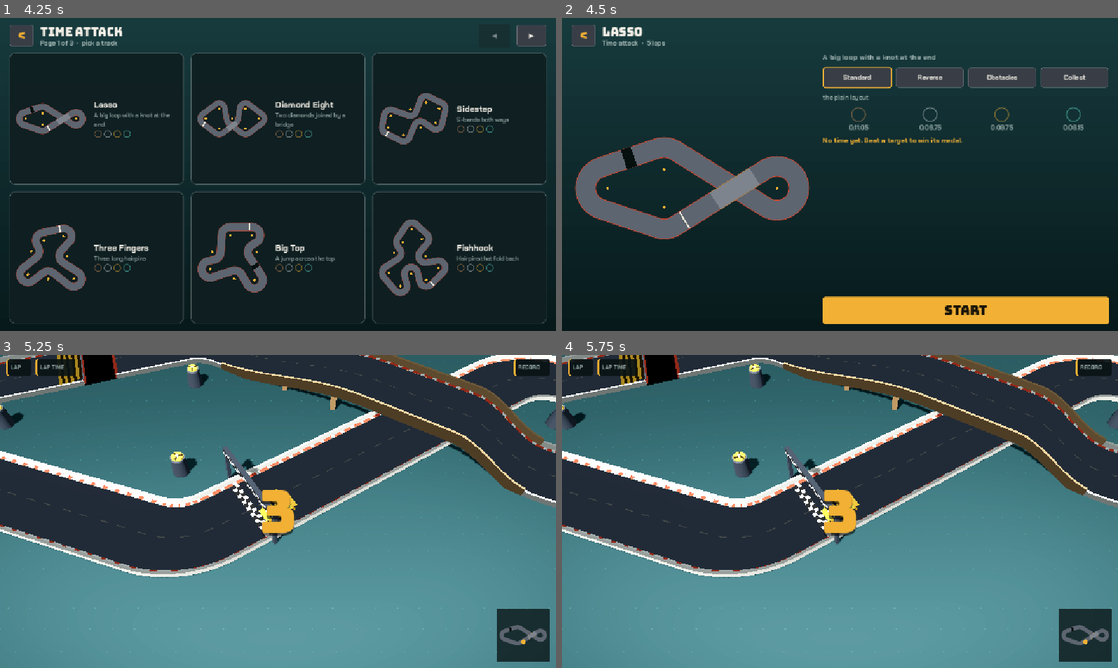
Above: before the commit, frames 1-4 (two rows, left to right).
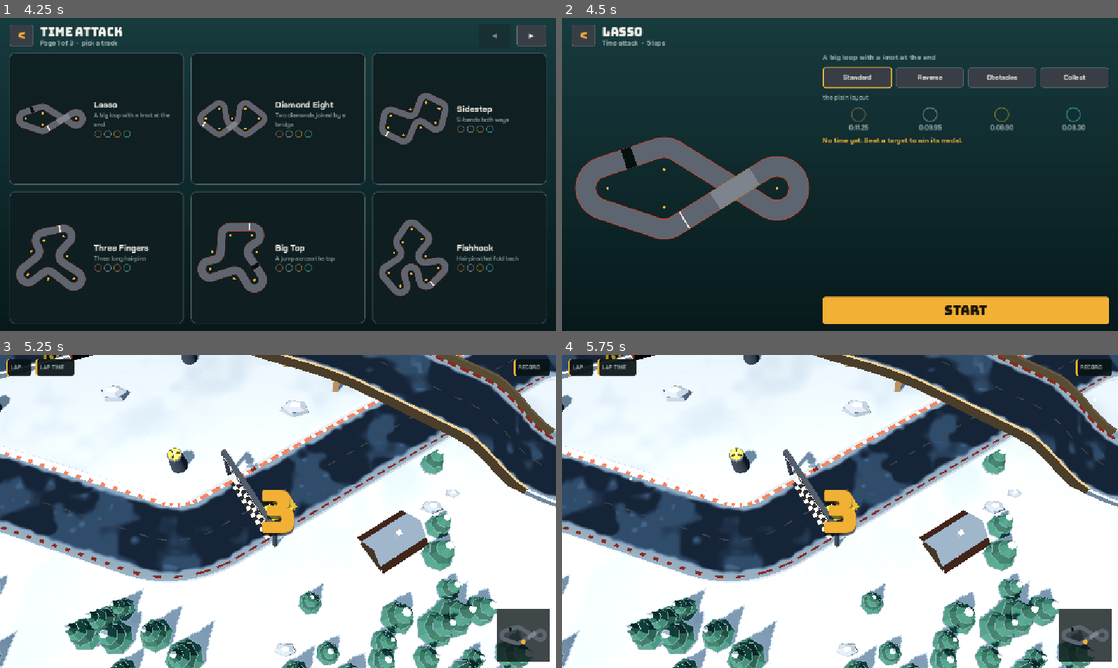
Above: after the commit, the same moments.

Repository: guillaumefont/games
Game: Godot game, scene res://scenes/main.tscn
Same seed, same stepped clock (60 frames per second), same inputs: the game is played once before the commit and once after it.
Inputs (mouse positions are in pixels of both pictures, inside the frame that each line leads up to):
- Up to frame 1 (4.25 s): click (139, 183) at 0.52 s; click "<" at 1.25 s; click (411, 183) at 2.02 s; click "▶" at 2.75 s; click "◀" at 3.5 s
- Up to frame 2 (4.5 s): click (656, 118) at 4.27 s
- Up to frame 3 (5.25 s): click "START" at 5 s
- Up to frame 4 (5.75 s): no input

Frame 1 is identical in both runs. In frame 2, 0.1% of the frame differs, in the area x 51-95%, y 34-36%; in frame 3, 82%, in the area x 0-100%, y 0-100%; in frame 4, 82%.

Commit message:
Winter scenery, road-edge penalty, more top-down camera
- Snowy ground with drift shading, icy asphalt (glossy ice patches, snow
  creeping in at the edges), low-poly snow-capped pines, log shacks and
  rocks placed off the road from a per-track seed, light snowfall.
  Props are instanced in tiles so only nearby ones are drawn.
- Touching the road edge now costs speed: no throttle and a drag while
  rubbing the rail, and a knock keeps 82% of speed (down to 64% head-on).
- Camera pitch 56 -> 68 degrees.
- Medal reference times regenerated (AI best laps ~2-3% slower).

Co-Authored-By: Claude Opus 5.5 <noreply@anthropic.com>
Claude-Session: https://claude.ai/code/session_01VxP4fsK6zWLaqWrecQnMUK

Diff:
--- a/tether-rally/scripts/medal_times.gd
+++ b/tether-rally/scripts/medal_times.gd
@@ -3,21 +3,21 @@
 extends RefCounted
 
 const REF := {
-	"Lasso": { "standard": 8.50, "reverse": 8.58, "obstacles": 8.47, "collect": 44.60, },
-	"Diamond Eight": { "standard": 13.57, "reverse": 12.93, "obstacles": 13.55, "collect": 47.42, },
-	"Sidestep": { "standard": 12.03, "reverse": 11.60, "obstacles": 11.72, "collect": 41.12, },
-	"Three Fingers": { "standard": 9.53, "reverse": 8.68, "obstacles": 10.37, "collect": 48.78, },
-	"Big Top": { "standard": 8.50, "reverse": 9.65, "obstacles": 8.55, "collect": 40.07, },
-	"Fishhook": { "standard": 14.50, "reverse": 14.42, "obstacles": 16.77, "collect": 57.60, },
-	"Squall": { "standard": 13.10, "reverse": 12.97, "obstacles": 11.87, "collect": 51.43, },
-	"Pretzel": { "standard": 15.72, "reverse": 15.75, "obstacles": 15.78, "collect": 48.55, },
-	"Knucklebone": { "standard": 13.92, "reverse": 14.62, "obstacles": 13.32, "collect": 53.55, },
-	"Starfish": { "standard": 13.33, "reverse": 14.53, "obstacles": 13.37, "collect": 44.83, },
-	"Trefoil": { "standard": 12.43, "reverse": 11.53, "obstacles": 12.43, "collect": 46.33, },
-	"Triskel": { "standard": 14.02, "reverse": 14.42, "obstacles": 14.02, "collect": 45.32, },
-	"Knot": { "standard": 21.85, "reverse": 21.70, "obstacles": 21.85, "collect": 53.58, },
-	"Coil": { "standard": 9.80, "reverse": 9.70, "obstacles": 9.80, "collect": 46.75, },
-	"Halo": { "standard": 14.17, "reverse": 13.95, "obstacles": 14.20, "collect": 35.43, },
-	"Arch": { "standard": 10.17, "reverse": 10.22, "obstacles": 10.40, "collect": 45.08, },
-	"Twin Bend": { "standard": 8.65, "reverse": 9.08, "obstacles": 8.62, "collect": 43.93, },
+	"Lasso": { "standard": 8.65, "reverse": 8.67, "obstacles": 8.62, "collect": 45.73, },
+	"Diamond Eight": { "standard": 13.78, "reverse": 13.42, "obstacles": 14.05, "collect": 51.88, },
+	"Sidestep": { "standard": 12.00, "reverse": 11.82, "obstacles": 12.50, "collect": 42.18, },
+	"Three Fingers": { "standard": 10.12, "reverse": 8.72, "obstacles": 10.80, "collect": 48.70, },
+	"Big Top": { "standard": 8.77, "reverse": 10.13, "obstacles": 8.70, "collect": 43.02, },
+	"Fishhook": { "standard": 15.03, "reverse": 15.02, "obstacles": 15.98, "collect": 60.02, },
+	"Squall": { "standard": 13.50, "reverse": 13.05, "obstacles": 13.48, "collect": 49.68, },
+	"Pretzel": { "standard": 15.88, "reverse": 15.82, "obstacles": 15.93, "collect": 48.97, },
+	"Knucklebone": { "standard": 13.98, "reverse": 15.62, "obstacles": 13.67, "collect": 55.45, },
+	"Starfish": { "standard": 13.38, "reverse": 15.07, "obstacles": 13.37, "collect": 43.75, },
+	"Trefoil": { "standard": 12.67, "reverse": 11.53, "obstacles": 12.62, "collect": 46.87, },
+	"Triskel": { "standard": 14.13, "reverse": 14.62, "obstacles": 14.13, "collect": 45.60, },
+	"Knot": { "standard": 22.27, "reverse": 21.98, "obstacles": 22.32, "collect": 54.35, },
+	"Coil": { "standard": 9.85, "reverse": 9.68, "obstacles": 9.85, "collect": 46.20, },
+	"Halo": { "standard": 13.97, "reverse": 14.32, "obstacles": 14.58, "collect": 36.80, },
+	"Arch": { "standard": 10.35, "reverse": 10.37, "obstacles": 10.38, "collect": 45.93, },
+	"Twin Bend": { "standard": 8.83, "reverse": 9.30, "obstacles": 8.87, "collect": 44.83, },
 }
--- a/tether-rally/scripts/race.gd
+++ b/tether-rally/scripts/race.gd
@@ -20,6 +20,12 @@
 const JUMP_MIN := 360.0     # slower than this at the ramp and you drop into the gap
 const OBS_PEN := 1.0        # seconds per post hit (Obstacles)
 const TOKEN_PEN := 0.25     # seconds per gem missed over the whole run (Collect)
+# Touching the road edge is punished: a hit keeps WALL_KEEP of the speed (scaled down
+# further for head-on hits) and every moment spent rubbing along the rail bleeds speed:
+# the throttle cuts out and the car drags.
+const WALL_KEEP := 0.82
+const WALL_HEADON := 0.18   # extra loss for a square hit (vn ~ speed)
+const SCRAPE_DRAG := 0.8    # 1/s speed decay while rubbing the edge (no throttle then)
 const GAP := TrackData.GAP
 const SUBSTEPS := 4
 
@@ -46,6 +52,7 @@
 	var cooldown := 0.0
 	var wall_t := 0.0
 	var wall_dir := 0.0
+	var scrape := 0.0   # > 0 while touching the road edge
 	var slip := 0.0
 	var used_anchor := -1
 	var air := 0.0
@@ -195,6 +202,7 @@
 	if c.air > 0.0: c.air -= dt
 	if c.cooldown > 0.0: c.cooldown -= dt
 	if c.wall_t > 0.0: c.wall_t -= dt
+	if c.scrape > 0.0: c.scrape -= dt
 	if c.ice > 0.0: c.ice -= dt
 	var cap := MAX * c.skill
 	var sp := c.vel.length()
@@ -232,7 +240,9 @@
 		var l := -c.vel.x * hd.y + c.vel.y * hd.x
 		var grip := 6.0 if c.wall_t > 0.0 else GRIP * ((0.2 + 0.8 * (1.0 - c.ice / ICE_TIME)) if c.ice > 0.0 else 1.0)
 		l *= exp(-grip * dt)
-		if f < cap:
+		if c.scrape > 0.0:
+			pass  # rubbing the rail: no drive
+		elif f < cap:
 			f = minf(cap, f + ACC * dt)
 		else:
 			f -= (f - cap) * 0.9 * dt
@@ -253,13 +263,24 @@
 	# walls
 	var nr := track.nearest(c.pos, c.seg)
 	var lim := HW - CR
-	if nr["d"] > lim:
-		var nv: Vector2 = (c.pos - nr["p"]) / nr["d"]
-		c.pos = nr["p"] + nv * lim
+	if nr["d"] > lim - 1.0:
+		var nv: Vector2 = (c.pos - nr["p"]) / maxf(0.001, nr["d"])
+		if nr["d"] > lim:
+			c.pos = nr["p"] + nv * lim
 		var vn := c.vel.dot(nv)
+		# rubbing along the rail: steady speed loss and sparks
+		c.vel *= exp(-SCRAPE_DRAG * dt)
+		c.scrape = 0.1
+		var spd := c.vel.length()
+		if spd > 250.0 and randf() < 0.25:
+			events.append({ "t": "wall", "pos": c.pos + nv * CR, "n": nv, "count": 1, "s": c.s })
 		if vn > 0.0:
 			c.vel -= 1.35 * vn * nv
-			c.vel *= 0.9
+			# a real knock costs more the squarer it is; a graze only the old 10%
+			if vn > 40.0:
+				c.vel *= WALL_KEEP - WALL_HEADON * clampf(vn / maxf(1.0, spd), 0.0, 1.0)
+			else:
+				c.vel *= 0.9
 			c.wall_t = 0.3
 			# slide along the wall in the racing direction
 			var fd: Vector2 = track.seg_dir[(int(nr["i"]) + 1) % track.n]
--- a/tether-rally/scripts/world_view.gd
+++ b/tether-rally/scripts/world_view.gd
@@ -17,14 +17,14 @@
 const RAMP_LEN := 130.0
 const RAMP_H := 28.0
 const FOV := 40.0
-const PITCH := deg_to_rad(56.0)
-
-const COL_INFIELD := Color("#17393b")
-const COL_DOTS := Color("#20494b")
-const COL_ASPHALT := Color("#41464f")
+const PITCH := deg_to_rad(68.0)   # fairly top-down so lines through bends are easy to judge
+
+const COL_INFIELD := Color("#c9d6e0")   # snow
+const COL_DOTS := Color("#b4c4d1")      # drift shading in the snow
+const COL_ASPHALT := Color("#353e49")   # cold, icy asphalt
 const COL_CHALK := Color("#ece6d8")
 const COL_KERB := Color("#d4452f")
-const COL_RAIL := Color("#d9d2c2")
+const COL_RAIL := Color("#e6edf2")
 const COL_DECK := Color("#7a5a3a")
 const COL_DECK_LIGHT := Color("#a07a50")
 const COL_POST := Color("#f2b134")
@@ -74,7 +74,8 @@
 
 	light = DirectionalLight3D.new()
 	light.rotation = Vector3(deg_to_rad(-55), deg_to_rad(-35), 0)
-	light.light_energy = 1.15
+	light.light_energy = 1.0
+	light.light_color = Color("#fff3e4")
 	light.shadow_enabled = true
 	light.directional_shadow_max_distance = 60.0
 	light.directional_shadow_mode = DirectionalLight3D.SHADOW_ORTHOGONAL
@@ -82,15 +83,15 @@
 
 	var env := Environment.new()
 	env.background_mode = Environment.BG_COLOR
-	env.background_color = COL_INFIELD.darkened(0.35)
+	env.background_color = COL_INFIELD.darkened(0.1)
 	env.ambient_light_source = Environment.AMBIENT_SOURCE_COLOR
-	env.ambient_light_color = Color("#b9c9d6")
-	env.ambient_light_energy = 0.55
+	env.ambient_light_color = Color("#a9c2dc")
+	env.ambient_light_energy = 0.6
 	env.tonemap_mode = Environment.TONE_MAPPER_FILMIC
 	env.fog_enabled = false
 	env.glow_enabled = true      # soft bloom on the emissive rotors and gems
 	env.glow_intensity = 0.35
-	env.glow_hdr_threshold = 0.9
+	env.glow_hdr_threshold = 1.3  # high enough that sunlit snow does not bloom
 	var we := WorldEnvironment.new()
 	we.environment = env
 	add_child(we)
@@ -159,12 +160,14 @@
 	parts.clear()
 	_build_ground()
 	_build_road()
+	_build_scenery()
 	_build_jumps()
 	_build_start()
 	_build_towers()
 	_build_posts()
 	_build_gems()
 	_build_fx()
+	_build_snowfall()
 
 func _build_ground() -> void:
 	var b := track.bounds
@@ -181,9 +184,15 @@
 uniform vec3 near_col : source_color;
 varying vec3 wp;
 void vertex() { wp = (MODEL_MATRIX * vec4(VERTEX, 1.0)).xyz; }
+float hash(vec2 p) { return fract(sin(dot(p, vec2(127.1, 311.7))) * 43758.5453); }
+float vnoise(vec2 p) {
+	vec2 i = floor(p); vec2 f = fract(p); f = f * f * (3.0 - 2.0 * f);
+	return mix(mix(hash(i), hash(i + vec2(1.0, 0.0)), f.x), mix(hash(i + vec2(0.0, 1.0)), hash(i + vec2(1.0, 1.0)), f.x), f.y);
+}
 void fragment() {
-	vec2 g = fract(wp.xz / 0.8);
-	float d = step(g.x, 0.05) * step(g.y, 0.05);
+	// soft wind-blown drifts plus a faint sparkle
+	float n = vnoise(wp.xz * 0.35) * 0.65 + vnoise(wp.xz * 1.3) * 0.35;
+	float d = smoothstep(0.4, 0.8, n) + step(0.985, hash(floor(wp.xz * 9.0))) * 0.25;
 	// soft gradient: lighter towards the bottom-centre of the screen, darker at the far edge
 	vec2 uv = SCREEN_UV;
 	float v = clamp(uv.y * 0.9 + 0.1, 0.0, 1.0);
@@ -212,7 +221,9 @@
 	func _init() -> void:
 		st.begin(Mesh.PRIMITIVE_TRIANGLES)
 	# quad a-b-c-d (in order round the edge), flat normal pointing towards `hint`
-	func quad(a: Vector3, b: Vector3, c: Vector3, d: Vector3, col: Color, hint: Vector3) -> void:
+	# uv.x = 1 marks the asphalt (the road shader adds ice and snowy edges there),
+	# uv.y = side of the lane (+1 / -1)
+	func quad(a: Vector3, b: Vector3, c: Vector3, d: Vector3, col: Color, hint: Vector3, road := false) -> void:
 		var nrm := (b - a).cross(d - a)
 		if nrm.length_squared() < 1e-12:
 			nrm = (c - b).cross(a - b)
@@ -221,8 +232,10 @@
 			nrm = -nrm
 		st.set_color(col)
 		st.set_normal(nrm)
-		for v in [a, b, c, a, c, d]:
-			st.add_vertex(v)
+		var uvs := [Vector2(1, 1), Vector2(1, 1), Vector2(1, -1), Vector2(1, -1)] if road else [Vector2.ZERO, Vector2.ZERO, Vector2.ZERO, Vector2.ZERO]
+		for k in [0, 1, 2, 0, 2, 3]:
+			st.set_uv(uvs[k])
+			st.add_vertex([a, b, c, d][k])
 
 func _road_samples() -> Array:
 	# uniform samples plus exact jump-gap boundaries
@@ -275,7 +288,7 @@
 		var P := func(c: Vector2, n: Vector2, off: float, h: float) -> Vector3:
 			return w3(c + n * off, h)
 		# asphalt
-		road.quad(P.call(ca, na, HW, ha), P.call(cb, nb, HW, hb), P.call(cb, nb, -HW, hb), P.call(ca, na, -HW, ha), COL_ASPHALT, up)
+		road.quad(P.call(ca, na, HW, ha), P.call(cb, nb, HW, hb), P.call(cb, nb, -HW, hb), P.call(ca, na, -HW, ha), COL_ASPHALT, up, true)
 		# centre dashes (40 on, 50 off)
 		if fposmod(smid, 90.0) < 40.0:
 			road.quad(P.call(ca, na, 2.5, ha + 0.4), P.call(cb, nb, 2.5, hb + 0.4), P.call(cb, nb, -2.5, hb + 0.4), P.call(ca, na, -2.5, ha + 0.4), Color(COL_CHALK, 1.0).darkened(0.55), up)
@@ -311,8 +324,288 @@
 			pillar_acc = 260.0
 	var mi := MeshInstance3D.new()
 	mi.mesh = road.st.commit()
+	mi.material_override = _road_mat()
+	static_root.add_child(mi)
+
+# Icy asphalt: glossy ice patches from a cheap value noise, and packed snow creeping
+# in from both edges (it marks where the rail starts to cost speed).
+var _road_m: ShaderMaterial
+func _road_mat() -> ShaderMaterial:
+	if _road_m:
+		return _road_m
+	var sh := Shader.new()
+	sh.code = """
+shader_type spatial;
+render_mode cull_disabled;
+varying vec3 wp;
+void vertex() { wp = (MODEL_MATRIX * vec4(VERTEX, 1.0)).xyz; }
+float hash(vec2 p) { return fract(sin(dot(p, vec2(127.1, 311.7))) * 43758.5453); }
+float vnoise(vec2 p) {
+	vec2 i = floor(p); vec2 f = fract(p); f = f * f * (3.0 - 2.0 * f);
+	return mix(mix(hash(i), hash(i + vec2(1.0, 0.0)), f.x), mix(hash(i + vec2(0.0, 1.0)), hash(i + vec2(1.0, 1.0)), f.x), f.y);
+}
+void fragment() {
+	vec3 c = COLOR.rgb;
+	float rough = 0.9;
+	if (UV.x > 0.5) {
+		vec2 q = wp.xz;
+		float n = vnoise(q * 0.6) * 0.7 + vnoise(q * 2.0) * 0.3;
+		float ice = smoothstep(0.52, 0.66, n);
+		// long polished streaks inside the patches
+		float streak = smoothstep(0.7, 0.95, vnoise(vec2(q.x * 3.0 + q.y * 0.4, q.y * 3.0 - q.x * 0.4)));
+		c = mix(c, vec3(0.48, 0.60, 0.70), ice * 0.5);
+		c = mix(c, vec3(0.75, 0.84, 0.92), ice * streak * 0.25);
+		float edge = abs(UV.y) + (vnoise(q * 3.0) - 0.5) * 0.12;
+		float snow = smoothstep(0.82, 0.95, edge);
+		c = mix(c, vec3(0.86, 0.91, 0.95), snow);
+		rough = mix(mix(0.8, 0.25, ice), 0.95, snow);
+	}
+	ALBEDO = c;
+	ROUGHNESS = rough;
+	SPECULAR = 0.5;
+}
+"""
+	_road_m = ShaderMaterial.new()
+	_road_m.shader = sh
+	return _road_m
+
+# ---------------------------------------------------------------- winter scenery
+# Low-poly snowy pines, shacks and rocks, all instanced (one draw call per kind) and
+# placed off the road from a seeded generator so each track always looks the same.
+const SCN_CELL := 40.0
+const SCN_MARGIN := 2000.0
+const COL_PINE := Color("#2f5a4a")
+const COL_PINE_DARK := Color("#244538")
+const COL_SNOW := Color("#eef3f7")
+const COL_TRUNK := Color("#5b4636")
+const COL_WOOD := Color("#7d5a3e")
+const COL_ROCK := Color("#7d8791")
+
+# one flat-shaded cone frustum band, `sides` faces
+static func _band(st: SurfaceTool, y0: float, y1: float, r0: float, r1: float, sides: int, col: Color, rot := 0.0) -> void:
+	for k in sides:
+		var a0 := rot + TAU * k / sides
+		var a1 := rot + TAU * (k + 1) / sides
+		var p0 := Vector3(cos(a0) * r0, y0, sin(a0) * r0)
+		var p1 := Vector3(cos(a1) * r0, y0, sin(a1) * r0)
+		var p2 := Vector3(cos(a1) * r1, y1, sin(a1) * r1)
+		var p3 := Vector3(cos(a0) * r1, y1, sin(a0) * r1)
+		var nrm := (p1 - p0).cross(p3 - p0) if r1 > 0.001 else (p1 - p0).cross(p2 - p0)
+		nrm = -nrm.normalized()
+		if nrm.dot(Vector3(cos((a0 + a1) * 0.5), 0.0, sin((a0 + a1) * 0.5))) < 0.0:
+			nrm = -nrm
+		st.set_color(col)
+		st.set_normal(nrm)
+		for v in [p0, p1, p2, p0, p2, p3]:
+			st.add_vertex(v * U)
+
+# a pine: trunk and stacked tiers, each tier green below and snow-capped on top
+static func _pine_mesh(tiers: int, h: float, r: float) -> ArrayMesh:
+	var st := SurfaceTool.new()
+	st.begin(Mesh.PRIMITIVE_TRIANGLES)
+	_band(st, 0.0, h * 0.2, r * 0.16, r * 0.13, 5, COL_TRUNK)
+	var y := h * 0.14
+	var th := (h - y) / tiers * 1.35
+	for t in tiers:
+		var rr := r * (1.0 - 0.22 * t)
+		var y_top := y + th
+		var rot := 0.5 * t
+		var snow_y := y + th * 0.55
+		var r_mid := rr * 0.45
+		_band(st, y, snow_y, rr, r_mid, 7, COL_PINE if t % 2 == 0 else COL_PINE_DARK, rot)
+		_band(st, snow_y - 0.01, y_top, r_mid * 1.06, 0.0, 7, COL_SNOW, rot)
+		# a white snow rim on the lower edge of each tier
+		_band(st, y + th * 0.02, y - th * 0.06, rr * 0.9, rr * 1.04, 7, COL_SNOW.darkened(0.05), rot)
+		y += th * 0.62
+	return st.commit()
+
+# a log shack: walls, snow-laden gable roof, door, window, chimney. Long side along x.
+static func _shack_mesh() -> ArrayMesh:
+	var st := SurfaceTool.new()
+	st.begin(Mesh.PRIMITIVE_TRIANGLES)
+	var hx := 70.0; var hz := 50.0; var wall := 55.0; var ridge := 100.0; var eave := 14.0
+	var faces := func(pts: Array, col: Color) -> void:
+		var a: Vector3 = pts[0]; var b: Vector3 = pts[1]; var c: Vector3 = pts[2]
+		var nrm := (b - a).cross(c - a).normalized()
+		st.set_color(col)
+		st.set_normal(nrm)
+		for k in range(1, pts.size() - 1):
+			for v in [pts[0], pts[k], pts[k + 1]]:
+				st.add_vertex(v * U)
+	# walls (counter-clockwise seen from outside)
+	faces.call([Vector3(-hx, 0, hz), Vector3(hx, 0, hz), Vector3(hx, wall, hz), Vector3(-hx, wall, hz)], COL_WOOD)
+	faces.call([Vector3(hx, 0, -hz), Vector3(-hx, 0, -hz), Vector3(-hx, wall, -hz), Vector3(hx, wall, -hz)], COL_WOOD.darkened(0.15))
+	faces.call([Vector3(hx, 0, hz), Vector3(hx, 0, -hz), Vector3(hx, wall, -hz), Vector3(hx, ridge - 4, 0), Vector3(hx, wall, hz)], COL_WOOD.darkened(0.08))
+	faces.call([Vector3(-hx, 0, -hz), Vector3(-hx, 0, hz), Vector3(-hx, wall, hz), Vector3(-hx, ridge - 4, 0), Vector3(-hx, wall, -hz)], COL_WOOD.darkened(0.2))
+	# door and window on the front
+	faces.call([Vector3(-20, 0, hz + 0.5), Vector3(4, 0, hz + 0.5), Vector3(4, 38, hz + 0.5), Vector3(-20, 38, hz + 0.5)], Color("#a8342a"))
+	faces.call([Vector3(22, 22, hz + 0.5), Vector3(48, 22, hz + 0.5), Vector3(48, 42, hz + 0.5), Vector3(22, 42, hz + 0.5)], Color("#ffd98a"))
+	# roof: snow on top, dark wood edge under the eaves
+	var ex := hx + eave; var ez := hz + eave
+	var shingle := Color("#6e3f2c")
+	for side: float in [1.0, -1.0]:
+		var lo := Vector3(0, wall - 8, ez * side)
+		var mid := lo.lerp(Vector3(0, ridge, 0), 0.3)
+		var x0 := -ex * side; var x1 := ex * side
+		# bare shingles along the eave, snow above
+		faces.call([Vector3(x0, lo.y, lo.z), Vector3(x1, lo.y, lo.z), Vector3(x1, mid.y, mid.z), Vector3(x0, mid.y, mid.z)], shingle)
+		faces.call([Vector3(x0, mid.y + 0.5, mid.z), Vector3(x1, mid.y + 0.5, mid.z), Vector3(x1, ridge + 1, 0), Vector3(x0, ridge + 1, 0)], COL_SNOW)
+		faces.call([Vector3(x1, lo.y - 6, lo.z), Vector3(x0, lo.y - 6, lo.z), Vector3(x0, lo.y, lo.z), Vector3(x1, lo.y, lo.z)], Color("#3b281c"))
+	# chimney with a snow cap
+	_band(st, wall + 20, ridge + 22, 9.0, 9.0, 4, Color("#6b6f75"), PI / 4)
+	st.set_color(COL_SNOW)
+	_band(st, ridge + 22, ridge + 26, 11.0, 0.0, 4, COL_SNOW, PI / 4)
+	return st.commit()
+
+# a snow-topped boulder: a squashed low-poly dome
+static func _rock_mesh() -> ArrayMesh:
+	var st := SurfaceTool.new()
+	st.begin(Mesh.PRIMITIVE_TRIANGLES)
+	_band(st, -4.0, 16.0, 40.0, 33.0, 5, COL_ROCK)
+	_band(st, 16.0, 28.0, 33.0, 16.0, 5, COL_ROCK.lightened(0.12), 0.3)
+	_band(st, 27.0, 33.0, 17.0, 0.0, 5, COL_SNOW, 0.3)
+	return st.commit()
+
+# instances go into ~16 m tiles so the camera only draws (and shadows) the nearby ones
+func _multi(mesh: Mesh, xforms: Array) -> void:
+	var tiles := {}
+	for xf: Transform3D in xforms:
+		var key := Vector2i(floori(xf.origin.x / 16.0), floori(xf.origin.z / 16.0))
+		if not tiles.has(key):
+			tiles[key] = []
+		tiles[key].append(xf)
+	for key in tiles:
+		_multi_tile(mesh, tiles[key])
+
+func _multi_tile(mesh: Mesh, xforms: Array) -> void:
+	var mm := MultiMesh.new()
+	mm.transform_format = MultiMesh.TRANSFORM_3D
+	mm.mesh = mesh
+	mm.instance_count = xforms.size()
+	for k in xforms.size():
+		mm.set_instance_transform(k, xforms[k])
+	var mi := MultiMeshInstance3D.new()
+	mi.multimesh = mm
 	mi.material_override = _vert_mat
 	static_root.add_child(mi)
+
+func _build_scenery() -> void:
+	var b := track.bounds.grow(SCN_MARGIN)
+	var gw := ceili(b.size.x / SCN_CELL)
+	var gh := ceili(b.size.y / SCN_CELL)
+	# occupancy: 1 = keep clear (road, rails, tower infields), 2 = taken by a prop
+	var occ := PackedByteArray()
+	occ.resize(gw * gh)
+	var mark := func(p: Vector2, r: float, v: int) -> void:
+		var x0 := maxi(0, floori((p.x - r - b.position.x) / SCN_CELL))
+		var x1 := mini(gw - 1, floori((p.x + r - b.position.x) / SCN_CELL))
+		var y0 := maxi(0, floori((p.y - r - b.position.y) / SCN_CELL))
+		var y1 := mini(gh - 1, floori((p.y + r - b.position.y) / SCN_CELL))
+		for gy in range(y0, y1 + 1):
+			for gx in range(x0, x1 + 1):
+				var cc := b.position + Vector2(gx + 0.5, gy + 0.5) * SCN_CELL
+				if cc.distance_squared_to(p) <= r * r and occ[gy * gw + gx] < v:
+					occ[gy * gw + gx] = v
+	var free := func(p: Vector2) -> bool:
+		var gx := floori((p.x - b.position.x) / SCN_CELL)
+		var gy := floori((p.y - b.position.y) / SCN_CELL)
+		return gx >= 0 and gy >= 0 and gx < gw and gy < gh and occ[gy * gw + gx] == 0
+	var clear_r := HW + KERB_W + RAIL_W + 45.0
+	var s := 0.0
+	while s < track.L:
+		mark.call(track.point_at(s)["pos"], clear_r, 1)
+		s += 30.0
+	for a in track.anchors:
+		mark.call(a.pos, TrackData.TURN_R + 10.0, 1)   # keep the infield under the tethers clear
+	var q0 := track.point_at(track.start_s)
+	mark.call(q0["pos"], 320.0, 1)
+
+	var rng := RandomNumberGenerator.new()
+	rng.seed = hash(String(track.def.get("name", "")))
+	var noise := FastNoiseLite.new()
+	noise.seed = rng.randi()
+	noise.frequency = 0.0011
+	var pines_a: Array = []
+	var pines_b: Array = []
+	var shacks: Array = []
+	var rocks: Array = []
+	var basis_for := func(yaw: float, sc: float) -> Basis:
+		return Basis(Vector3.UP, yaw).scaled(Vector3.ONE * sc)
+
+	# shacks first, a few along the outside of the road, facing it
+	var n_shacks := clampi(int(track.L / 2600.0), 2, 6)
+	var tries := 0
+	while shacks.size() < n_shacks and tries < 60:
+		tries += 1
+		var q := track.point_at(rng.randf() * track.L)
+		var nrm := TrackData.perp(q["dir"]) * (1.0 if rng.randf() < 0.5 else -1.0)
+		var p: Vector2 = q["pos"] + nrm * (clear_r + 130.0 + rng.randf() * 120.0)
+		var ok := true
+		for o in [Vector2.ZERO, Vector2(120, 0), Vector2(-120, 0), Vector2(0, 120), Vector2(0, -120)]:
+			if not free.call(p + o):
+				ok = false
+		if not ok:
+			continue
+		mark.call(p, 170.0, 2)
+		# front (+z) faces the road
+		var yaw := -(-nrm).angle() + PI / 2
+		shacks.append(Transform3D(basis_for.call(yaw, 1.35), w3(p)))
+
+	# forest: jittered grid, kept where the noise says "woods", thinner far out
+	var step := 120.0
+	var y := b.position.y
+	while y < b.end.y:
+		var x := b.position.x
+		while x < b.end.x:
+			var p := Vector2(x + rng.randf() * step, y + rng.randf() * step)
+			x += step
+			if not free.call(p):
+				continue
+			var n := noise.get_noise_2d(p.x, p.y)
+			var r := rng.randf()
+			if n > 0.05 and r < 0.35 + n:
+				var sc := 0.75 + rng.randf() * 0.6
+				var xf := Transform3D(basis_for.call(rng.randf() * TAU, sc), w3(p))
+				(pines_a if rng.randf() < 0.6 else pines_b).append(xf)
+				mark.call(p, 30.0 * sc, 2)
+			elif r < 0.035:
+				var rs := 0.6 + rng.randf() * 0.8
+				rocks.append(Transform3D(Basis(Vector3.UP, rng.randf() * TAU).scaled(Vector3(rs * 1.4, rs, rs * 0.85)), w3(p)))
+				mark.call(p, 40.0, 2)
+		y += step
+	_multi(_pine_mesh(3, 150.0, 48.0), pines_a)
+	_multi(_pine_mesh(4, 210.0, 56.0), pines_b)
+	_multi(_shack_mesh(), shacks)
+	_multi(_rock_mesh(), rocks)
+
+# light snowfall around the camera focus: one CPU particle system, ~150 tiny quads
+var snowfall: CPUParticles3D
+func _build_snowfall() -> void:
+	snowfall = CPUParticles3D.new()
+	snowfall.amount = 150
+	snowfall.lifetime = 4.5
+	snowfall.preprocess = 4.5
+	snowfall.local_coords = false
+	snowfall.emission_shape = CPUParticles3D.EMISSION_SHAPE_BOX
+	snowfall.emission_box_extents = Vector3(14, 0.2, 9)
+	snowfall.direction = Vector3(0.35, -1.0, 0.15)
+	snowfall.spread = 12.0
+	snowfall.initial_velocity_min = 0.9
+	snowfall.initial_velocity_max = 1.5
+	snowfall.gravity = Vector3(0, -0.3, 0)
+	snowfall.scale_amount_min = 0.6
+	snowfall.scale_amount_max = 1.2
+	var q := QuadMesh.new()
+	q.size = Vector2(0.1, 0.1)
+	var m := StandardMaterial3D.new()
+	m.shading_mode = BaseMaterial3D.SHADING_MODE_UNSHADED
+	m.billboard_mode = BaseMaterial3D.BILLBOARD_PARTICLES
+	m.albedo_color = Color(1, 1, 1, 0.85)
+	m.transparency = BaseMaterial3D.TRANSPARENCY_ALPHA
+	q.material = m
+	snowfall.mesh = q
+	snowfall.cast_shadow = GeometryInstance3D.SHADOW_CASTING_SETTING_OFF
+	dyn_root.add_child(snowfall)
 
 func _build_jumps() -> void:
 	for j in track.jumps:
@@ -931,6 +1224,11 @@
 	var focus := Vector3(cam_t.x, cam_t.y, cam_t.z) * U
 	var off := Vector3(0, sin(PITCH), cos(PITCH)) * dist
 	var jitter := Vector3((randf() - 0.5), 0, (randf() - 0.5)) * shake * 2.0 * U
+	if snowfall:
+		snowfall.emitting = phase != "menu"
+		snowfall.visible = phase != "menu"
+		snowfall.position = focus + Vector3(0, 5.0, 0)
+		snowfall.emission_box_extents = Vector3(cam_vis * U * 1.1, 0.2, cam_vis * U * 0.7)
 	camera.position = focus + off + jitter
 	camera.look_at(focus + jitter, Vector3.UP)
 	light.directional_shadow_max_distance = clampf(dist * 2.2, 30.0, 200.0)
